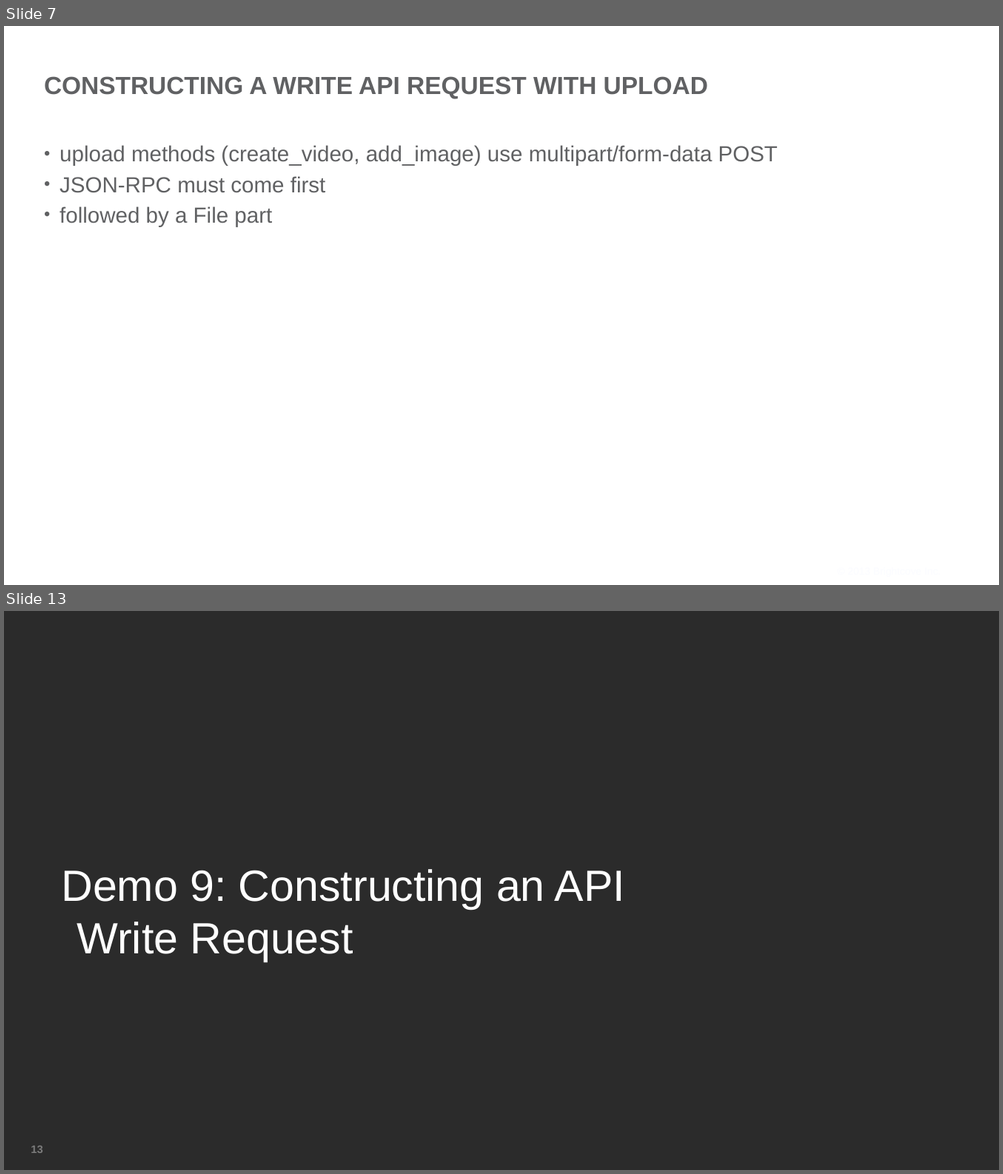
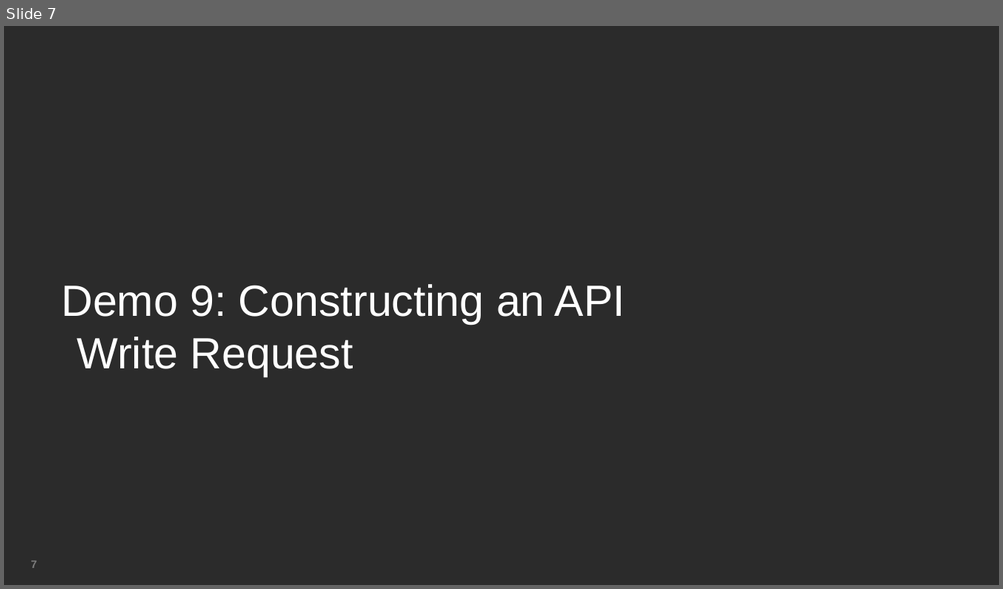
Before and after one commit to BrightcoveLearning/VideoCloudMediaAPI, a slide deck: VideoSessionsMaterials/creating-write-requests.pptx. Shown one above the other, each under a label of ours: slides 7 and 13 before the commit, slide 7 after it; the slides between them are not shown. The pictures are 1003x1174 and 1003x589 pixels, drawn with LibreOffice and Linux fonts; fonts in the diff are those of the drawing; background and template pictures are left out; a plain dark background stands for a picture behind light text. Boxes give left, top, right and bottom in pixels: in the first picture for what was removed or moved away, otherwise in the second. Text is boxed around its words. In the diff, an @@ line names an element or a change of style, - is before the commit and + after.

```diff
--- a/VideoSessionsMaterials/creating-write-requests.pptx
+++ b/VideoSessionsMaterials/creating-write-requests.pptx
@@ slide 7 removed at box(4, 26, 999, 585), background picture (left out) @@
@@ title removed at box(44, 76, 708, 99) @@
-CONSTRUCTING A WRITE API REQUEST WITH UPLOAD
@@ text removed at box(60, 145, 777, 227) @@
-• upload methods (create_video, add_image) use multipart/form-data POST
-• JSON-RPC must come first
-• followed by a File part
@@ text removed at box(831, 562, 946, 580) @@
-© 2013 Brightcove Inc.
@@ what was slide 13 is now slide 7 @@
@@ page number at box(31, 561, 37, 568): text changed @@
-13
+7
```
Also in this commit, not shown: 4 slides changed, 5 other slides removed, 1 other file.
